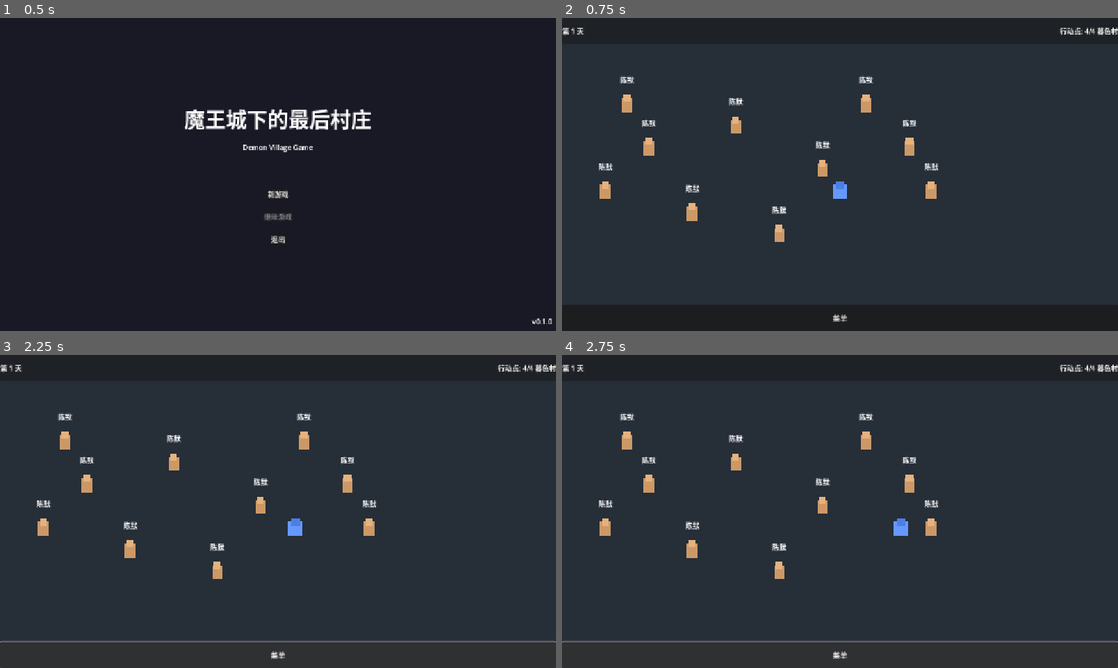
Above: before the commit, frames 1-4 (two rows, left to right).
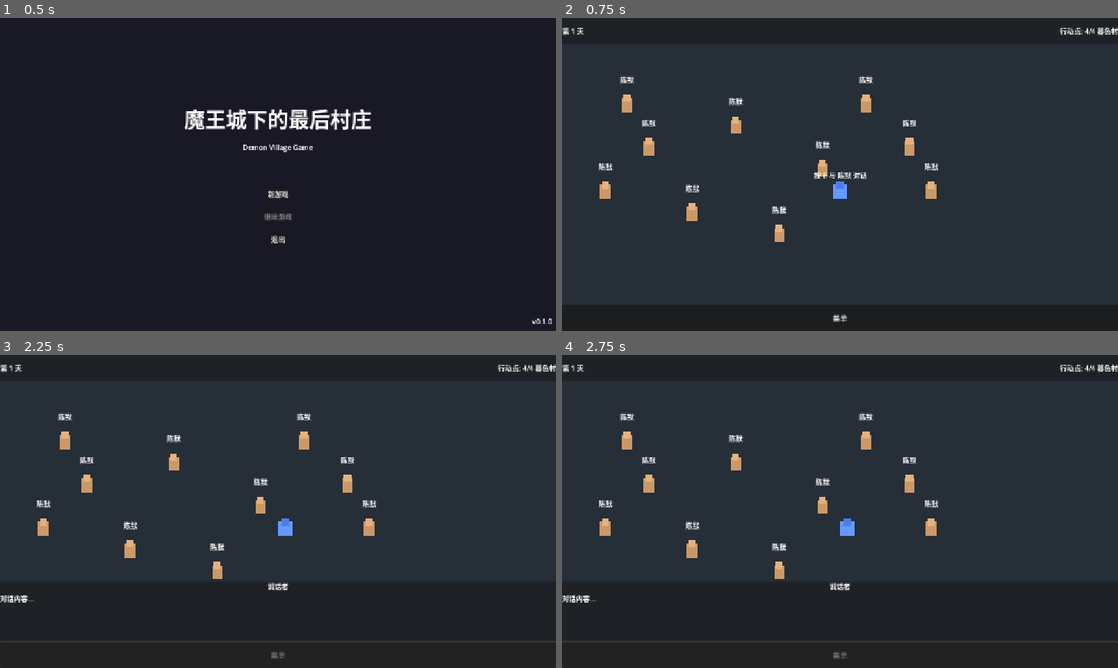
Above: after the commit, the same moments.

Repository: JCVBoss/demon_village_game
Game: Godot game, scene res://scenes/Main.tscn
Two runs of this game, one before a commit and one after it. Both use one fixed random seed, a clock stepped at 60 frames per second and the inputs below.
Inputs:
- Up to frame 1 (0.5 s): no input
- Up to frame 2 (0.75 s): click "新游戏" at 0.5 s
- Up to frame 3 (2.25 s): click "菜单" at 1.25 s; tap Enter (ui_accept) at 2 s; hold Right (ui_right) from 2.03 s (still down); tap E (interact) at 2.1 s
- Up to frame 4 (2.75 s): keep holding Right (ui_right); tap Enter (ui_accept) at 2.27 s

Frame 1 is identical in both runs. In frame 2, 0.1% of the frame differs, in the area x 45-55%, y 48-52%; in frame 3, 1.1%; in frame 4, 1.2%, in the area x 0-100%, y 52-98%.

Commit message:
fix: 修复村民分组和交互检测问题
关键修复：
- 在 Villager._ready() 中添加 add_to_group("villagers")
- 移除 Villager.tscn 中无效的 group 属性
- Player 添加调试日志输出检测到的 Area

其他修复：
- 移除 Player 未使用的 interacted_with 信号
- 移除未使用的对话回调函数参数

Co-authored-by: Claude <noreply@anthropic.com>

Diff:
--- a/code/scenes/characters/Villager.tscn
+++ b/code/scenes/characters/Villager.tscn
@@ -8,7 +8,6 @@
 [node name="Villager" type="Area2D"]
 collision_layer = 2
 collision_mask = 1
-group = "villagers"
 script = ExtResource("1_villager")
 
 [node name="CollisionShape2D" type="CollisionShape2D" parent="."]
--- a/code/scripts/characters/Player.gd
+++ b/code/scripts/characters/Player.gd
@@ -1,9 +1,6 @@
 ## Player - 玩家角色
 ## 处理玩家移动、交互检测
 extends CharacterBody2D
-
-# ==================== 信号 ====================
-signal interacted_with(target: Node2D)
 
 # ==================== 导出变量 ====================
 @export var speed: float = 200.0  ## 移动速度
@@ -27,8 +24,6 @@
 		interaction_area.area_exited.connect(_on_interaction_area_exited)
 
 	# 连接对话管理器信号
-	DialogueManager.dialogue_line_spoken.connect(_on_dialogue_line)
-	DialogueManager.choice_presented.connect(_on_choices_presented)
 	DialogueManager.dialogue_ended.connect(_on_dialogue_ended)
 
 	# 初始化交互提示
@@ -101,6 +96,7 @@
 
 func _on_interaction_area_entered(area: Area2D) -> void:
 	"""进入交互范围"""
+	print("[Player] 检测到 Area: %s, 分组: %s" % [area.name, area.get_groups()])
 	if area.is_in_group("villagers"):
 		current_target = area
 		if interaction_label:
@@ -120,18 +116,6 @@
 
 # ==================== 对话系统回调 ====================
 
-func _on_dialogue_line(speaker: String, text: String) -> void:
-	"""接收到对话行"""
-	# 信号会被 Village 场景接收并更新 UI
-	pass
-
-
-func _on_choices_presented(choices: Array) -> void:
-	"""显示对话选项"""
-	# 信号会被 Village 场景接收并更新 UI
-	pass
-
-
 func _on_dialogue_ended(_villager_id: String) -> void:
 	"""对话结束"""
 	is_in_dialogue = false
--- a/code/scripts/characters/Villager.gd
+++ b/code/scripts/characters/Villager.gd
@@ -26,6 +26,9 @@
 
 
 func _ready() -> void:
+	# 添加到 villagers 分组（关键！用于 Player 检测）
+	add_to_group("villagers")
+
 	# 连接信号
 	body_entered.connect(_on_body_entered)
 	body_exited.connect(_on_body_exited)
@@ -36,7 +39,7 @@
 	# 初始化 UI
 	_setup_ui()
 
-	print("[Villager] %s 初始化完成" % villager_name)
+	print("[Villager] %s 初始化完成，已加入 villagers 分组" % villager_name)
 
 
 func _process(_delta: float) -> void:
